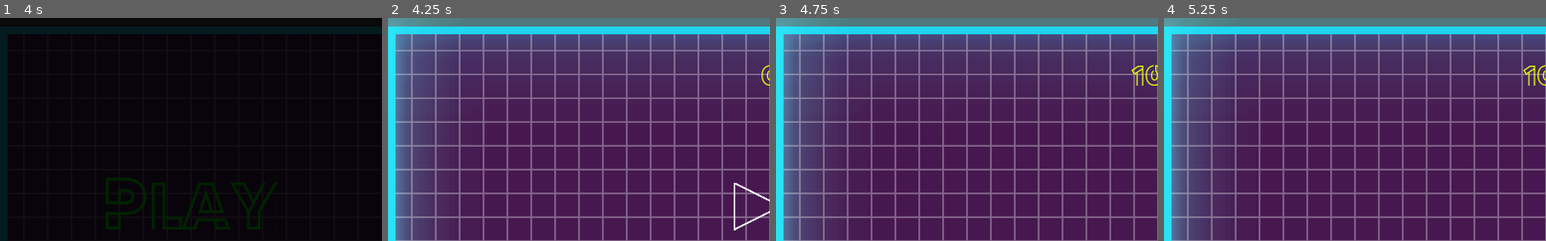
Above: before the commit, frames 1-4 (left to right).
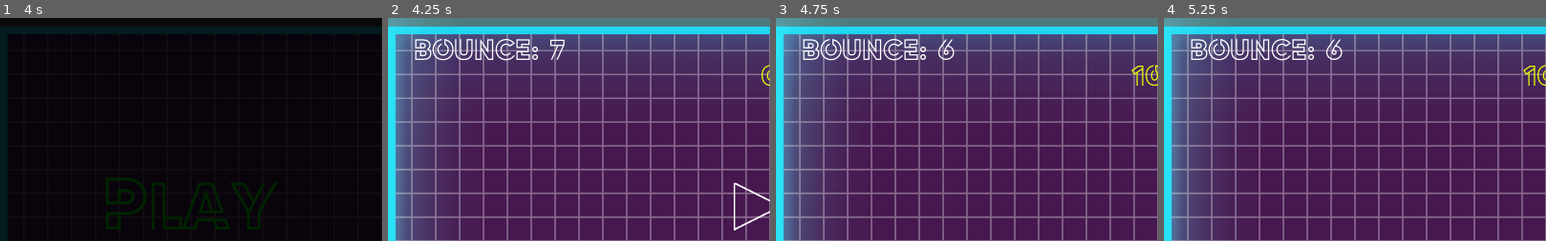
Above: after the commit, the same moments.

Repository: ScrappyMan25/Seven
Game: Godot game, scene res://Scenes/SplashScreen.tscn
The game is run twice, just before and just after one commit, with the same random seed, the same clock (stepped at 60 frames per second) and the same inputs.
Inputs (mouse positions are % of the whole screen's width and height, from its top left):
- Up to frame 1 (4 s): tap Enter at 0.5, 2 s; move the mouse to (72, 45) at 0.52 s; hold Right (point_right) 0.53-1.28 s; click (72, 45) at 0.67 s; tap Space (ui_select) at 0.77, 1.25, 1.52, 2.75, 3.02 s; move the mouse to (30, 55) at 1.27 s; hold S (ui_down) 1.28-2.03 s; move the mouse to (60, 28) at 2.02 s; hold Right (point_right) 2.03-2.78 s; move the mouse to (45, 70) at 2.77 s; hold W (ui_up) 2.78-3.5 s; click (45, 70) at 2.92 s; click "Play" at 3.5 s
- Up to frame 2 (4.25 s): no input
- Up to frame 3 (4.75 s): move the mouse to (80, 65) at 4.27 s; hold Left (point_left) from 4.28 s (still down); tap Space (ui_select) at 4.52 s
- Up to frame 4 (5.25 s): keep holding Left (point_left); move the mouse to (20, 35) at 5.02 s
The pictures show only the part of the screen within x 0-50%, y 0-50%; the shares and areas given below are measured in that part.

Frame 1 is identical in both runs. In frame 2, 1.5% of the frame differs, in the area x 7-47%, y 9-20%; in frame 3, 1.5%; in frame 4, 1.5%.

Commit message:
BounceUI

Diff:
--- a/Seven/Scripts/UI.gd
+++ b/Seven/Scripts/UI.gd
@@ -37,11 +37,9 @@
 		$GameOver/NewHighScoreLabel.show()
 		$GameOver/Result.hide()
 		$GameOver/NewHighScoreLabel.text = "NEW HIGH SCORE: "+ score as String
-		$NumberBounce.hide()
 		HighScore = score
 		save_highscore()
 	else:
-		$NumberBounce.hide()
 		$GameOver/NewHighScoreLabel.hide()
 		$GameOver/Result.show()
 		$GameOver/Result/FinalScore.text = "SCORE: "+score as String
